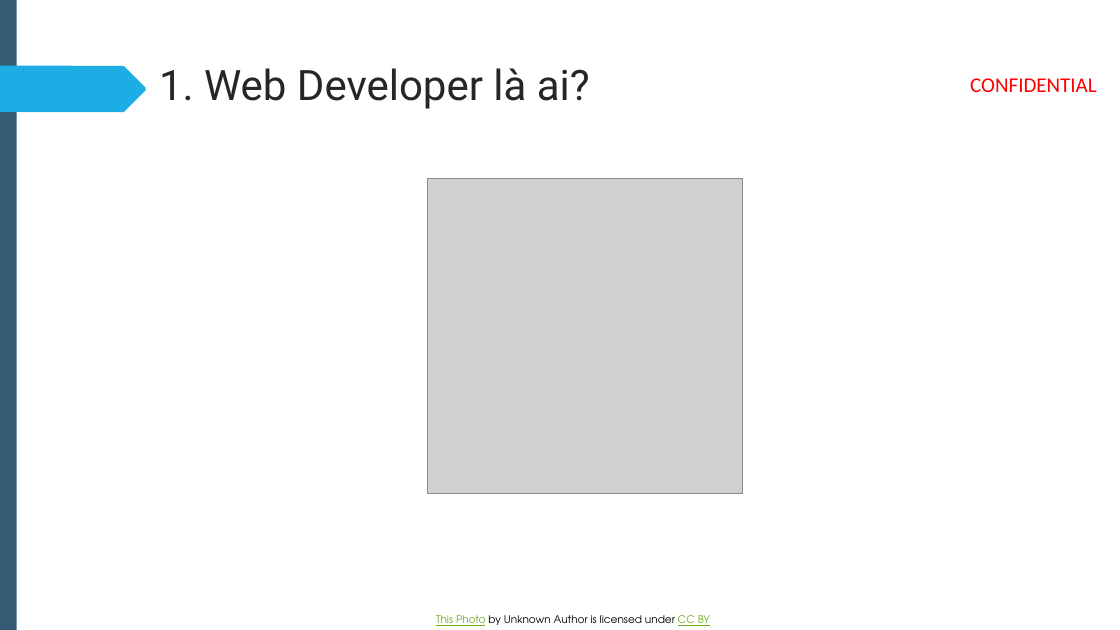
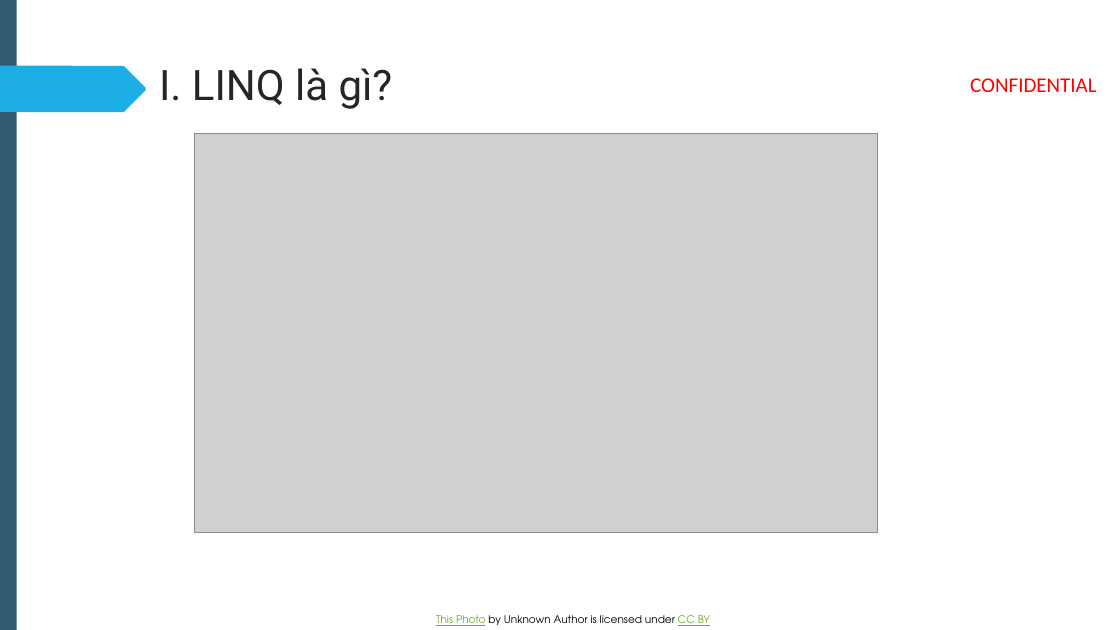
Before and after one commit to Linh-dev/Linq-CSharp, a slide deck: slide 3 of NWS_INTRO_WebDeveloperRoadmap.pptx (slide 4 before the commit). Drawn at 1120x630 pixels with LibreOffice and Linux fonts; fonts in the diff are those of the drawing; grey boxes stand for pictures; background and template pictures are left out. Boxes give left, top, right and bottom in pixels: in the first picture for what was removed or moved away, otherwise in the second. Text is boxed around its words. In the diff, an @@ line names an element or a change of style, - is before the commit and + after.

```diff
--- a/NWS_INTRO_WebDeveloperRoadmap.pptx
+++ b/NWS_INTRO_WebDeveloperRoadmap.pptx
@@ title at bbox=[159, 68, 393, 109]: text changed @@
-1. Web Developer là ai?
+I. LINQ là gì?
@@ picture added at bbox=[194, 134, 878, 533] @@
@@ picture removed at bbox=[428, 179, 743, 494] @@
```
Also in this commit, not shown: 1 other slide changed, 27 slides added, 14 slides removed, 6 other files.
